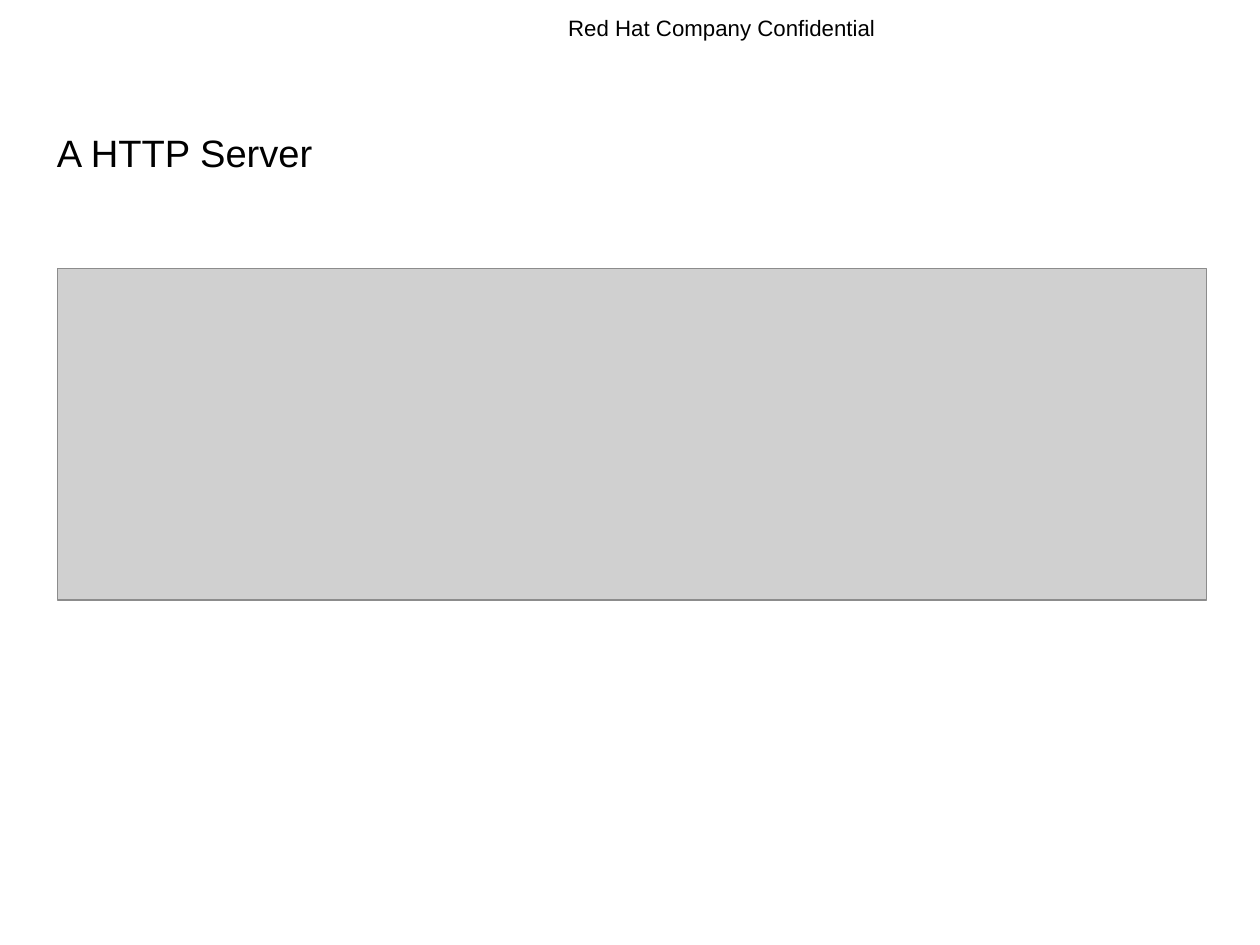
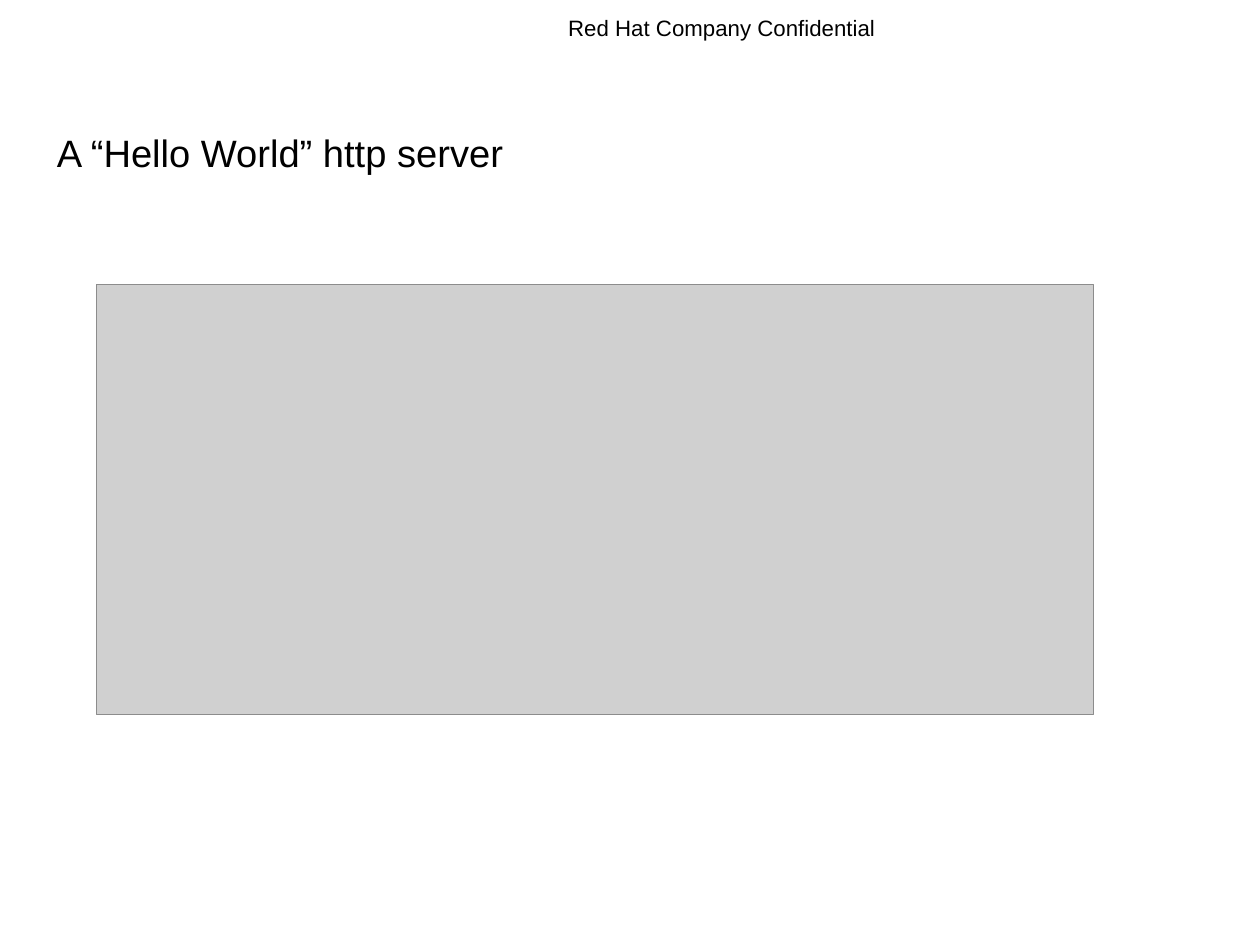
Before and after one commit to rhyw/node-trial, a slide deck: slide 7 of node-introduction.odp (slide 12 before the commit). Drawn at 1260x945 pixels with LibreOffice and Linux fonts; fonts in the diff are those of the drawing; grey boxes stand for pictures; background and template pictures are left out. Boxes give left, top, right and bottom in pixels: in the first picture for what was removed or moved away, otherwise in the second. Text is boxed around its words. In the diff, an @@ line names an element or a change of style, - is before the commit and + after.

```diff
--- a/node-introduction.odp
+++ b/node-introduction.odp
@@ title at (57,139,503,175): text changed @@
-A HTTP Server
+A “Hello World” http server
@@ picture: place and size @@
-picture at (57,269,1207,600)
+picture at (96,285,1094,715)
```
Also in this commit, not shown: 7 other slides changed, 3 slides added, 4 slides removed.
